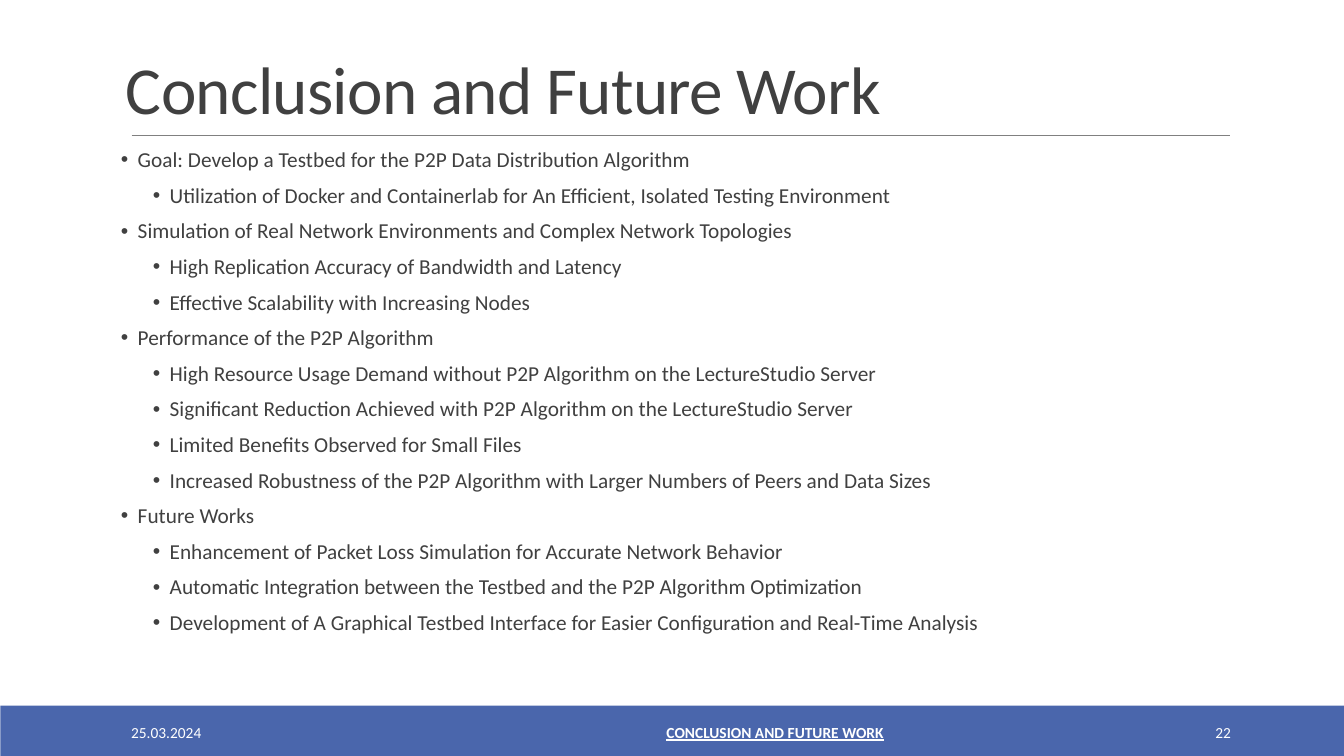
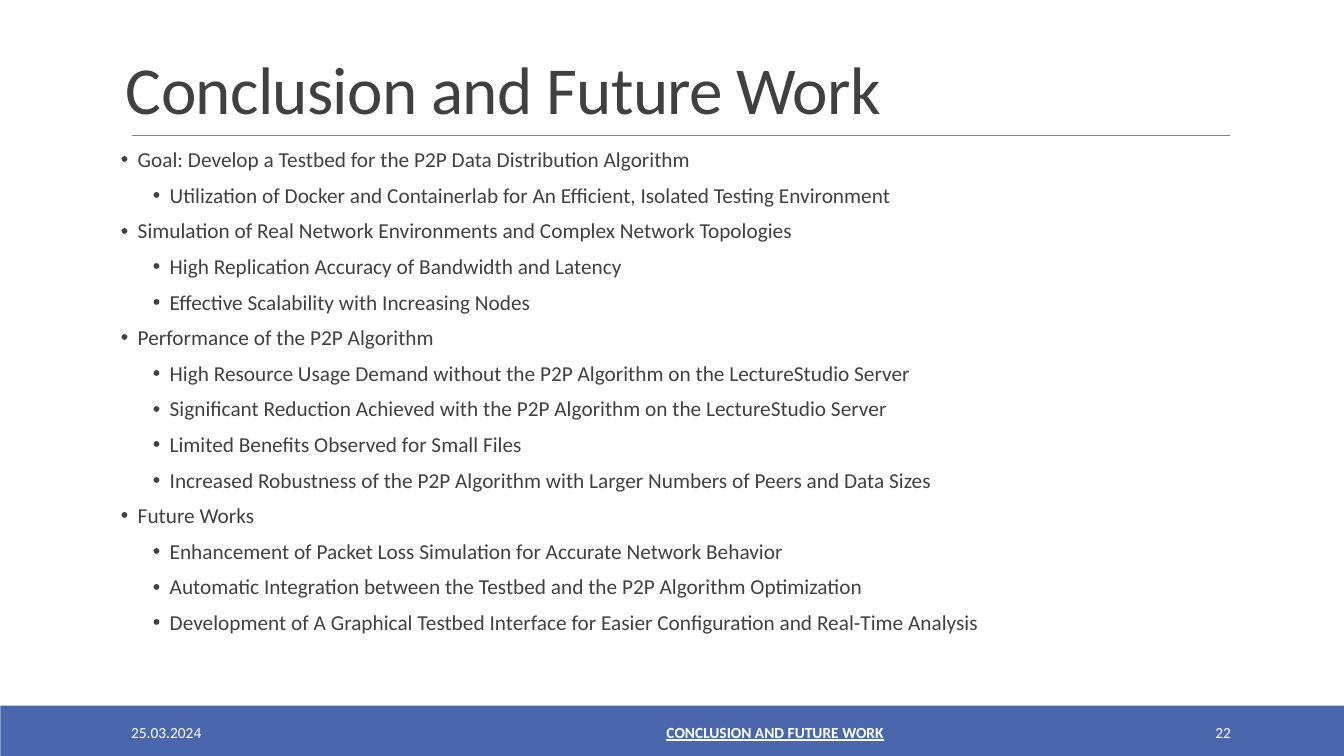
Before and after one commit to oezcankaraca/abschlussvortrag, a slide deck: slide 22 of Abschlussvortrag.pptx. Drawn at 1344x756 pixels with LibreOffice and Linux fonts; fonts in the diff are those of the drawing. Boxes give left, top, right and bottom in pixels: in the first picture for what was removed or moved away, otherwise in the second. Text is boxed around its words. In the diff, an @@ line names an element or a change of style, - is before the commit and + after.

```diff
--- a/Abschlussvortrag.pptx
+++ b/Abschlussvortrag.pptx
@@ text at box(170, 366, 909, 420): text changed @@
-  • High Resource Usage Demand without P2P Algorithm on the LectureStudio Server
-  • Significant Reduction Achieved with P2P Algorithm on the LectureStudio Server
+  • High Resource Usage Demand without the P2P Algorithm on the LectureStudio Server
+  • Significant Reduction Achieved with the P2P Algorithm on the LectureStudio Server
```
Also in this commit, not shown: 16 other slides changed, 3 other files.
